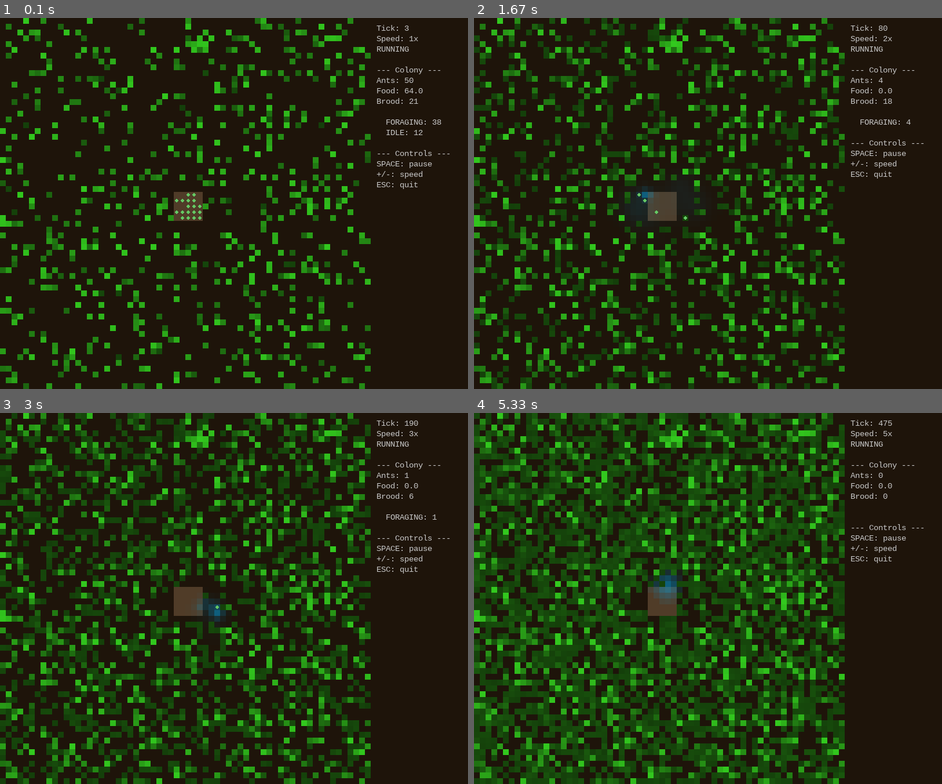
Above: before the commit, frames 1-4 (two rows, left to right).
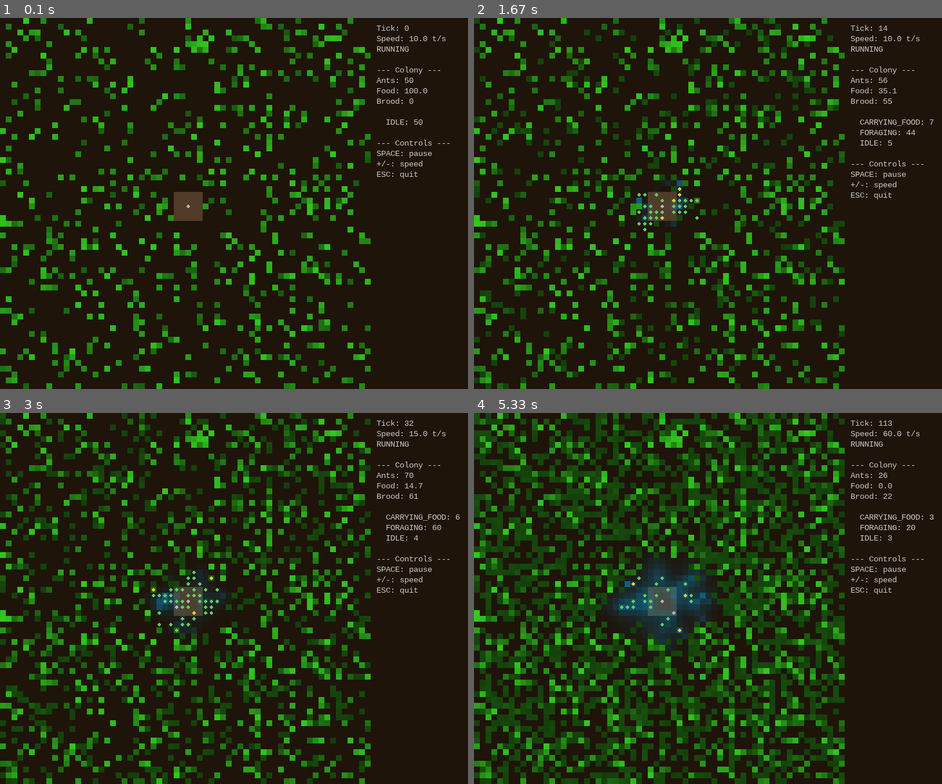
Above: after the commit, the same moments.

Repository: petrofang/anthemyr
Game: pygame game, started from anthemyr/__main__.py
Same seed, same stepped clock (60 frames per second), same inputs: the game is played once before the commit and once after it.
Inputs:
- Up to frame 1 (0.1 s): no input
- Up to frame 2 (1.67 s): tap - at 0.33 s; tap + at 0.67 s
- Up to frame 3 (3 s): tap = at 2 s
- Up to frame 4 (5.33 s): hold + 3.33-3.8 s; hold = 4.83-5.3 s

The runs differ from the first frame. In frame 1, 1.0% of the frame differs, in the area x 1-97%, y 2-93%; in frame 2, 15%; in frame 3, 26%; in frame 4, 37%, in the area x 0-99%, y 0-100%.

Commit message:
Rebalance economy and add fractional speed control
- Halved food consumption (0.1 -> 0.02 per ant per tick)
- Increased food regen rate (0.002 -> 0.005)
- Doubled ant lifespan (500 -> 1000 ticks)
- Gentler starvation damage (0.05 -> 0.02)
- consumption_per_ant now configurable in YAML
- Speed control: fractional ticks/sec with presets (0.5 to 600 t/s)
- Default speed 10 t/s instead of 30 t/s
- Time-based tick accumulator instead of integer ticks-per-frame

Diff:
--- a/anthemyr/__main__.py
+++ b/anthemyr/__main__.py
@@ -48,9 +48,9 @@
     )
     parser.add_argument(
         "--speed",
-        type=int,
-        default=1,
-        help="Simulation ticks per frame (default: 1)",
+        type=float,
+        default=10.0,
+        help="Simulation ticks per second (default: 10)",
     )
     args = parser.parse_args()
 
@@ -69,7 +69,7 @@
     renderer = PygameRenderer(
         engine=engine,
         cell_size=args.cell_size,
-        ticks_per_frame=args.speed,
+        ticks_per_second=args.speed,
     )
     renderer.run(fps=args.fps)
 
--- a/anthemyr/simulation/config.py
+++ b/anthemyr/simulation/config.py
@@ -25,6 +25,7 @@
         initial_ants: Starting ant population per colony.
         max_age: Maximum ant lifespan in ticks before death.
         starvation_damage: HP lost per ant per tick when food is 0.
+        consumption_per_ant: Food consumed per ant per tick.
         food_regen_rate: Probability per cell per tick of food regrowth.
         food_cap: Maximum food a cell can hold.
         egg_rate: Eggs laid per tick per unit of surplus food.
@@ -39,16 +40,17 @@
     initial_ants: int = 50
 
     # Ant lifecycle
-    max_age: int = 500
-    starvation_damage: float = 0.05
+    max_age: int = 1000
+    starvation_damage: float = 0.02
+    consumption_per_ant: float = 0.02
 
     # Food regeneration
-    food_regen_rate: float = 0.002
+    food_regen_rate: float = 0.005
     food_cap: float = 5.0
 
     # Brood development
-    egg_rate: float = 0.1
-    brood_mature_ticks: int = 100
+    egg_rate: float = 0.08
+    brood_mature_ticks: int = 80
 
     pheromone_defaults: dict[str, dict[str, float]] = field(default_factory=dict)
 
@@ -76,6 +78,10 @@
             day_length=data.get("day_length", cls.day_length),
             initial_ants=data.get("initial_ants", cls.initial_ants),
             max_age=data.get("max_age", cls.max_age),
+            consumption_per_ant=data.get(
+                "consumption_per_ant",
+                cls.consumption_per_ant,
+            ),
             starvation_damage=data.get(
                 "starvation_damage",
                 cls.starvation_damage,
--- a/anthemyr/simulation/engine.py
+++ b/anthemyr/simulation/engine.py
@@ -115,7 +115,7 @@
 
         # 5. Colony-level effects
         for colony in self.colonies:
-            colony.consume_food()
+            colony.consume_food(self.config.consumption_per_ant)
             colony.apply_starvation(self.config.starvation_damage)
             colony.apply_aging(self.config.max_age)
 
--- a/anthemyr/ui/pygame_client.py
+++ b/anthemyr/ui/pygame_client.py
@@ -7,7 +7,7 @@
 
 from __future__ import annotations
 
-from typing import TYPE_CHECKING
+from typing import TYPE_CHECKING, ClassVar
 
 import numpy as np
 import pygame
@@ -51,22 +51,39 @@
         screen: The Pygame display surface.
     """
 
+    # Speed presets: ticks per second at 30 fps
+    _SPEED_STEPS: ClassVar[list[float]] = [
+        0.5,
+        1.0,
+        3.0,
+        5.0,
+        10.0,
+        15.0,
+        30.0,
+        60.0,
+        120.0,
+        300.0,
+        600.0,
+    ]
+
     def __init__(
         self,
         engine: SimulationEngine,
         cell_size: int = 10,
-        ticks_per_frame: int = 1,
+        ticks_per_second: float = 10.0,
     ) -> None:
         """Initialise the renderer.
 
         Args:
             engine: The simulation engine to render.
             cell_size: Pixel width/height per grid cell.
-            ticks_per_frame: Simulation ticks per display frame.
+            ticks_per_second: Simulation ticks per real-time second.
         """
         self.engine = engine
         self.cell_size = cell_size
-        self.ticks_per_frame = ticks_per_frame
+        self.ticks_per_second = ticks_per_second
+        self._speed_index = self._nearest_speed(ticks_per_second)
+        self._tick_accumulator = 0.0
 
         w = engine.world.width * cell_size
         h = engine.world.height * cell_size
@@ -82,6 +99,16 @@
         self.running = True
         self.paused = False
 
+    def _nearest_speed(self, tps: float) -> int:
+        """Return the index of the closest speed preset."""
+        best = 0
+        best_diff = abs(self._SPEED_STEPS[0] - tps)
+        for i, s in enumerate(self._SPEED_STEPS):
+            diff = abs(s - tps)
+            if diff < best_diff:
+                best, best_diff = i, diff
+        return best
+
     def run(self, fps: int = 30) -> None:
         """Main loop: handle events, step sim, render.
 
@@ -89,12 +116,15 @@
             fps: Target frames per second.
         """
         while self.running:
+            dt = self.clock.tick(fps) / 1000.0  # seconds elapsed
             self._handle_events()
             if not self.paused:
-                for _ in range(self.ticks_per_frame):
+                self._tick_accumulator += self.ticks_per_second * dt
+                steps = int(self._tick_accumulator)
+                self._tick_accumulator -= steps
+                for _ in range(steps):
                     self.engine.step()
             self._draw()
-            self.clock.tick(fps)
 
         pygame.quit()
 
@@ -108,16 +138,15 @@
                     self.running = False
                 elif event.key == pygame.K_SPACE:
                     self.paused = not self.paused
-                elif event.key == pygame.K_PLUS or event.key == pygame.K_EQUALS:
-                    self.ticks_per_frame = min(
-                        20,
-                        self.ticks_per_frame + 1,
-                    )
+                elif event.key in (pygame.K_PLUS, pygame.K_EQUALS):
+                    self._speed_index = min(
+                        len(self._SPEED_STEPS) - 1,
+                        self._speed_index + 1,
+                    )
+                    self.ticks_per_second = self._SPEED_STEPS[self._speed_index]
                 elif event.key == pygame.K_MINUS:
-                    self.ticks_per_frame = max(
-                        1,
-                        self.ticks_per_frame - 1,
-                    )
+                    self._speed_index = max(0, self._speed_index - 1)
+                    self.ticks_per_second = self._SPEED_STEPS[self._speed_index]
 
     def _draw(self) -> None:
         """Render one frame."""
@@ -204,7 +233,7 @@
 
         lines = [
             f"Tick: {self.engine.tick}",
-            f"Speed: {self.ticks_per_frame}x",
+            f"Speed: {self.ticks_per_second:.1f} t/s",
             f"{'PAUSED' if self.paused else 'RUNNING'}",
             "",
             "--- Colony ---",
--- a/config/default.yaml
+++ b/config/default.yaml
@@ -12,16 +12,17 @@
 
 # Colony
 initial_ants: 50
-max_age: 500               # ticks before an ant dies of old age
-starvation_damage: 0.05    # HP lost per ant per tick when food_stores is 0
+max_age: 1000              # ticks before an ant dies of old age
+starvation_damage: 0.02    # HP lost per ant per tick when food_stores is 0
+consumption_per_ant: 0.02  # food consumed per ant per tick
 
 # Food regeneration
-food_regen_rate: 0.002     # probability per non-nest cell per tick
+food_regen_rate: 0.005     # probability per non-nest cell per tick
 food_cap: 5.0              # max food a cell can hold
 
 # Brood development
-egg_rate: 0.1              # eggs laid per tick per unit of surplus food
-brood_mature_ticks: 100    # ticks for brood to become an adult ant
+egg_rate: 0.08             # eggs laid per tick per unit of surplus food
+brood_mature_ticks: 80     # ticks for brood to become an adult ant
 
 # Per-pheromone-type overrides for diffusion and evaporation rates.
 # Any type not listed here uses the PheromoneLayer defaults (0.1 / 0.05).
